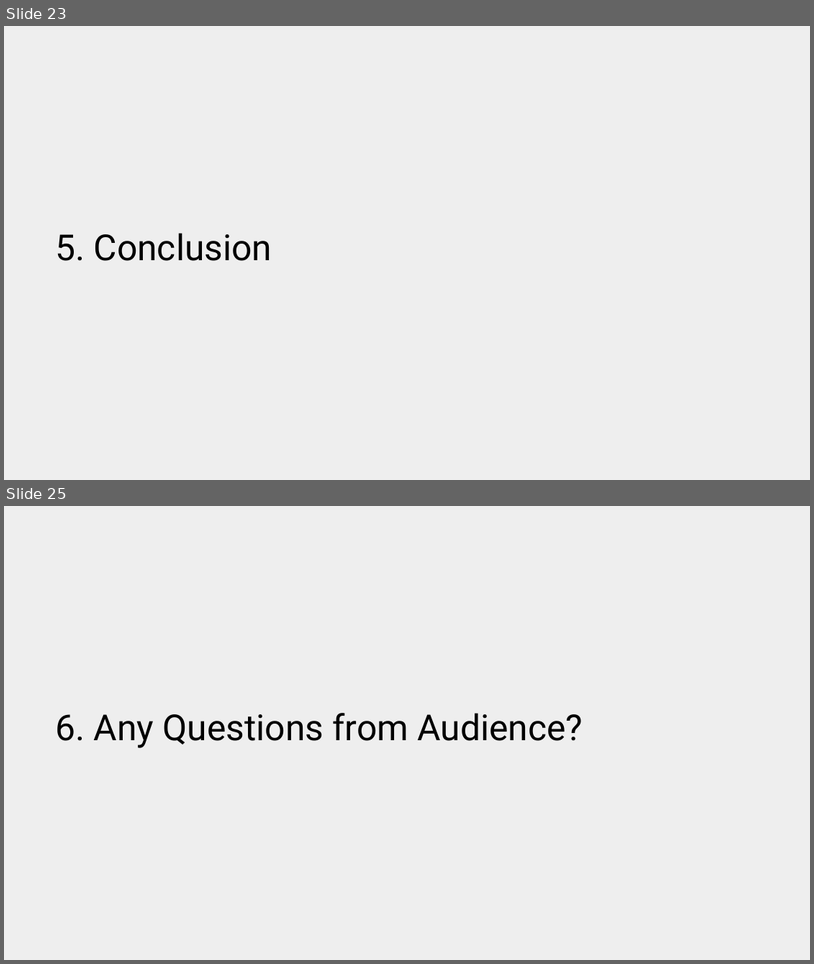
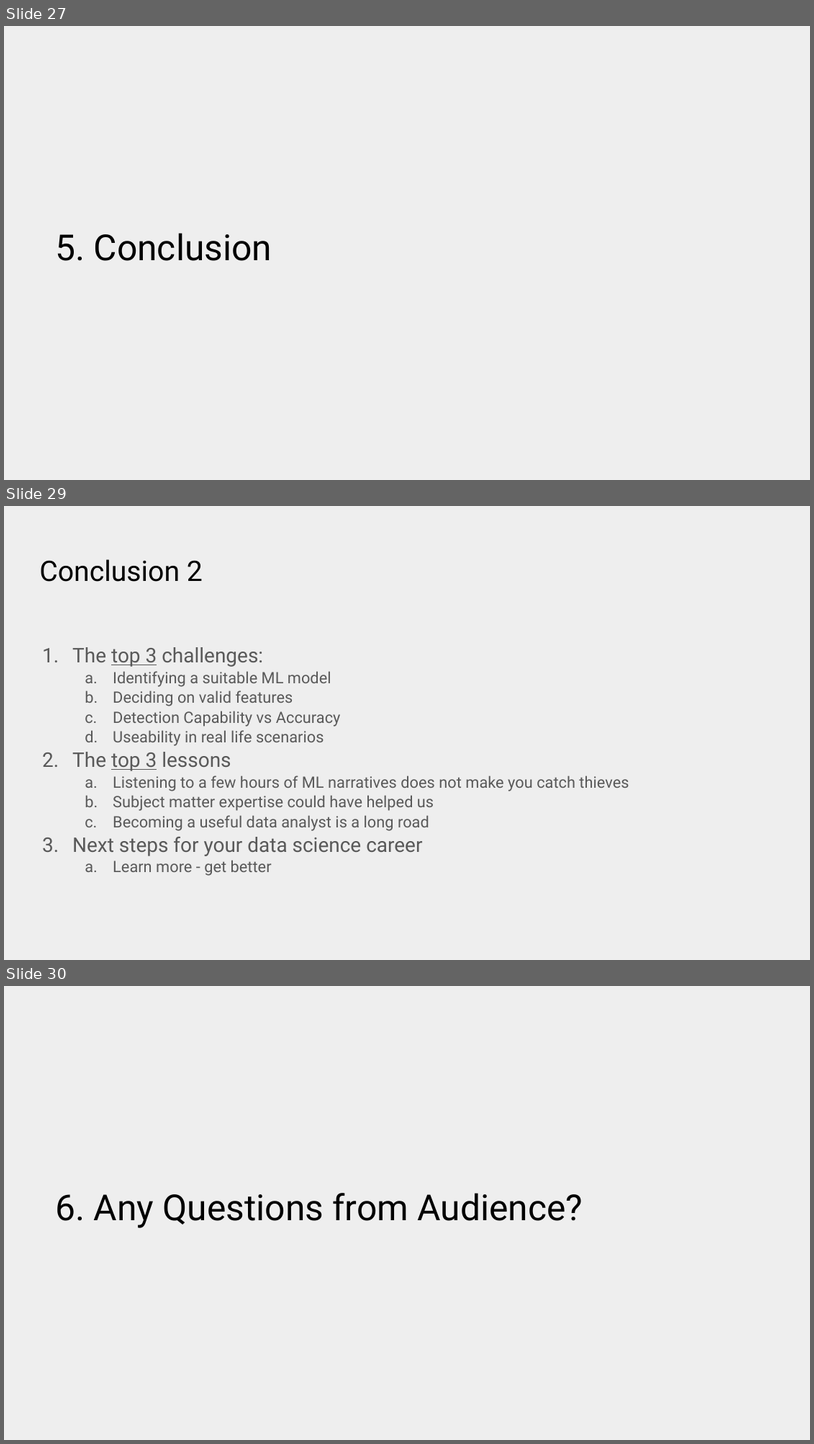
Before and after one commit to Maitha-mo/sampleGuys_final-project_dsml2021, a slide deck: Sample Guys _ Demo Day _ AstroLabs DS ML Bootcamp Oct Nov 2021.pptx. Shown one above the other, each under a label of ours: slides 23 and 25 before the commit, slides 27, 29 and 30 after it; the slides between them are not shown. The pictures are 814x964 and 814x1444 pixels, drawn with LibreOffice and Linux fonts; fonts in the diff are those of the drawing. Boxes give left, top, right and bottom in pixels: in the first picture for what was removed or moved away, otherwise in the second. Text is boxed around its words. In the diff, an @@ line names an element or a change of style, - is before the commit and + after.

Commit message:
Update Sample Guys _ Demo Day _ AstroLabs DS ML Bootcamp Oct Nov 2021.pptx
updated the slides of Fraud Detection Project

```diff
--- a/Sample Guys _ Demo Day _ AstroLabs DS ML Bootcamp Oct Nov 2021.pptx
+++ b/Sample Guys _ Demo Day _ AstroLabs DS ML Bootcamp Oct Nov 2021.pptx
@@ slide 29 added at [4, 506, 810, 960], background #EEEEEE @@
@@ title added at [39, 559, 203, 582], 25.2 pt, text #000000 @@
+Conclusion 2
@@ text added at [72, 647, 629, 875], 14 pt, text #595959 @@
+1. The top 3 challenges:
+  a. Identifying a suitable ML model
+  b. Deciding on valid features
+  c. Detection Capability vs Accuracy
+  d. Useability in real life scenarios
+2. The top 3 lessons
+  a. Listening to a few hours of ML narratives does not make you catch thieves
+  b. Subject matter expertise could have helped us
+  c. Becoming a useful data analyst is a long road
+3. Next steps for your data science career
+  a. Learn more - get better
@@ what was slide 23 is now slide 27 @@
@@ what was slide 25 is now slide 30 @@
```
Also in this commit, not shown: 6 slides changed, 18 other slides added, 12 slides removed.
